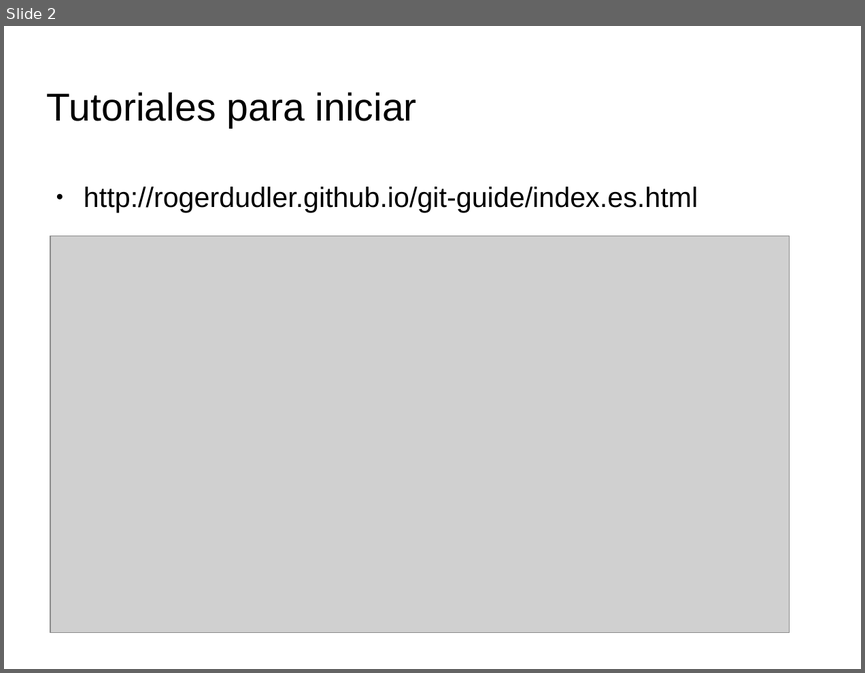
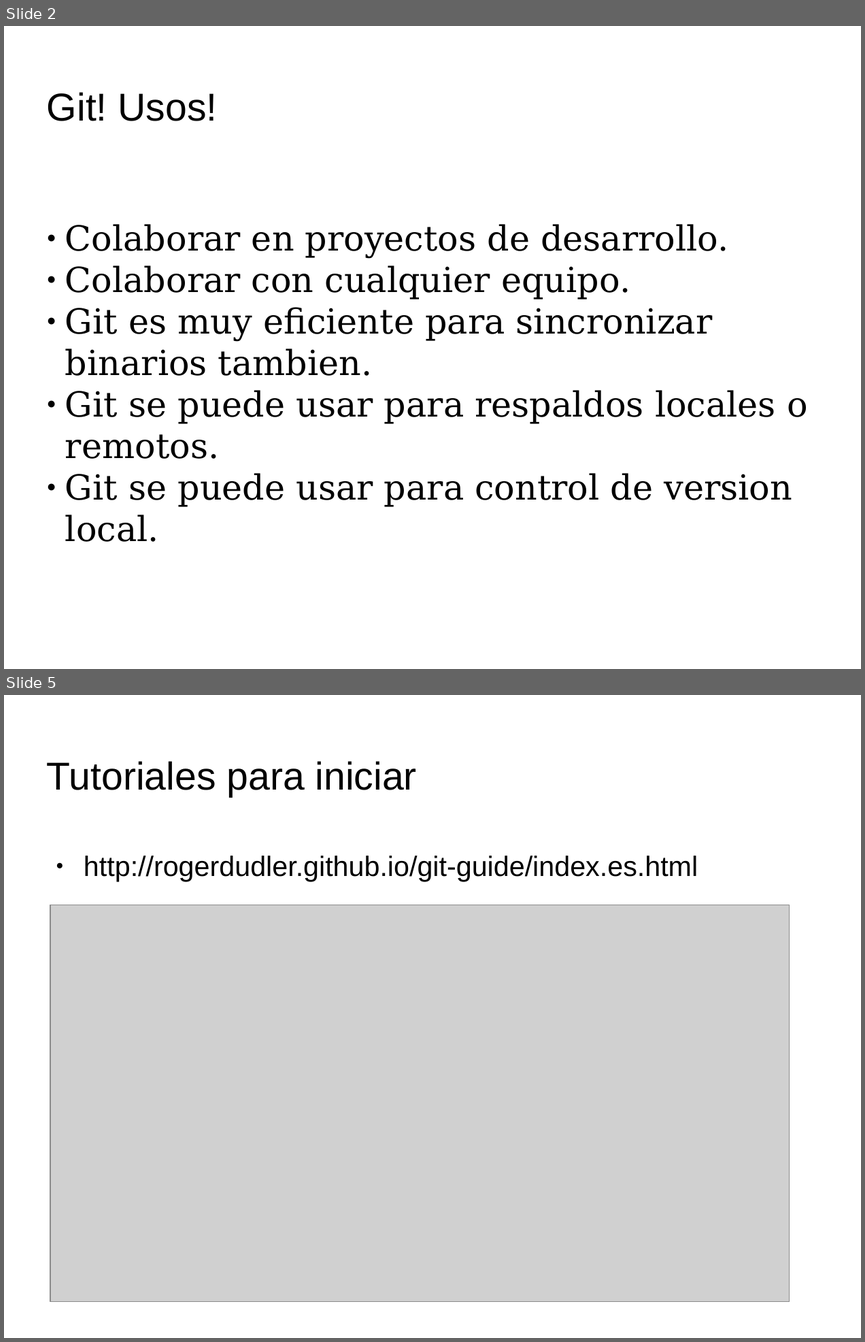
Before and after one commit to pablodav/linuxpay, a slide deck: presentacion_git.odp. Shown one above the other, each under a label of ours: slide 2 before the commit, slides 2 and 5 after it; the slides between them are not shown. The pictures are 865x673 and 865x1342 pixels, drawn with LibreOffice and Linux fonts; fonts in the diff are those of the drawing; grey boxes stand for pictures; background and template pictures are left out. Boxes give left, top, right and bottom in pixels: in the first picture for what was removed or moved away, otherwise in the second. Text is boxed around its words. In the diff, an @@ line names an element or a change of style, - is before the commit and + after.

```diff
--- a/presentacion_git.odp
+++ b/presentacion_git.odp
@@ slide 2 added at bbox=[4, 26, 861, 669], background picture (left out) @@
@@ title added at bbox=[47, 92, 218, 121], 36 pt, text #000000 @@
+Git! Usos!
@@ subtitle added at bbox=[65, 224, 808, 541], 32 pt, text #000000 @@
+● Colaborar en proyectos de desarrollo.
+● Colaborar con cualquier equipo.
+● Git es muy eficiente para sincronizar binarios tambien.
+● Git se puede usar para respaldos locales o remotos.
+● Git se puede usar para control de version local.
@@ what was slide 2 is now slide 5 @@
```
Also in this commit, not shown: 3 other slides added.
